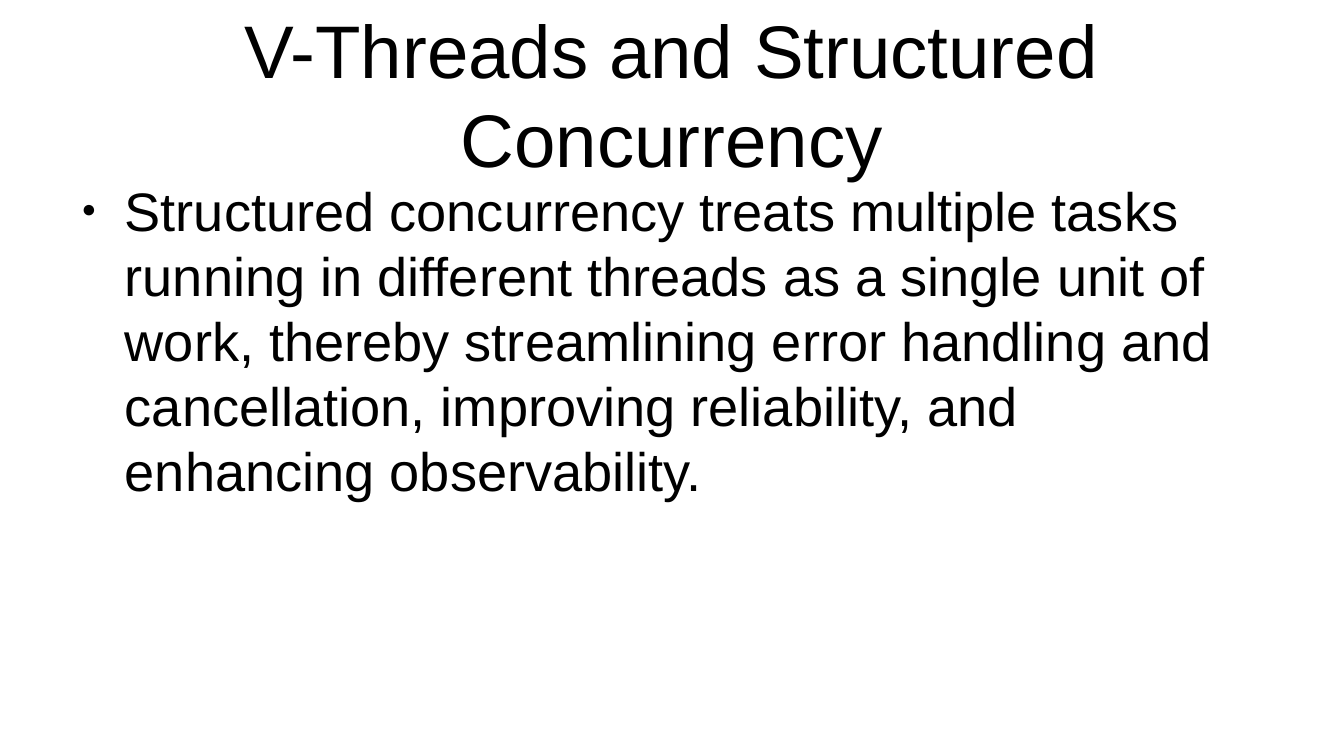
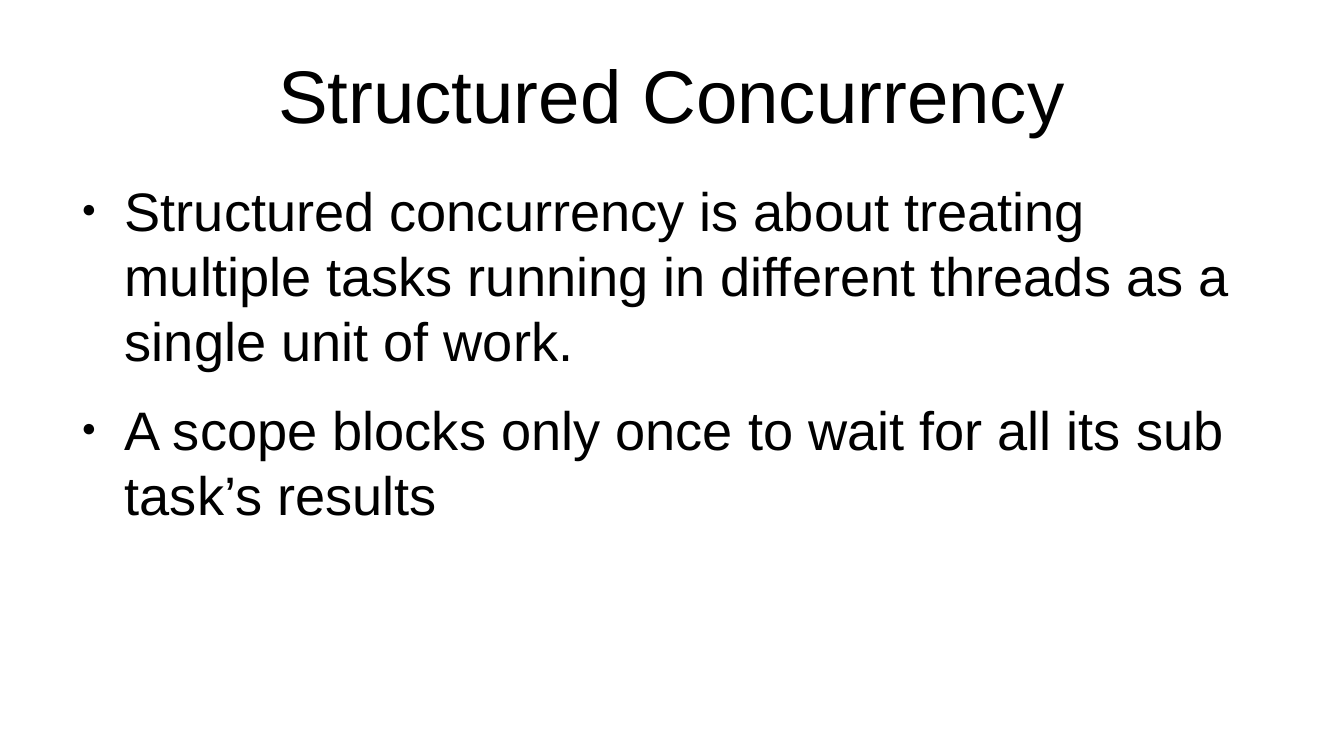
Before and after one commit to muchiri08/saf_concurency_prntn, a slide deck: slide 14 of JavaConcurrency.odp. Drawn at 1344x756 pixels with LibreOffice and Linux fonts; fonts in the diff are those of the drawing. Boxes give left, top, right and bottom in pixels: in the first picture for what was removed or moved away, otherwise in the second. Text is boxed around its words. In the diff, an @@ line names an element or a change of style, - is before the commit and + after.

```diff
--- a/JavaConcurrency.odp
+++ b/JavaConcurrency.odp
@@ title at (278, 69, 1064, 137): text changed @@
-V-Threads and Structured Concurrency
+Structured Concurrency
@@ text at (125, 191, 1228, 516): text changed @@
-● Structured concurrency treats multiple tasks running in different threads as a single unit of work, thereby streamlining error handling and cancellation, improving reliability, and enhancing observability.
+● Structured concurrency is about treating multiple tasks running in different threads as a single unit of work.
+● A scope blocks only once to wait for all its sub task’s results
```
Also in this commit, not shown: 2 other slides changed, 1 other file.
